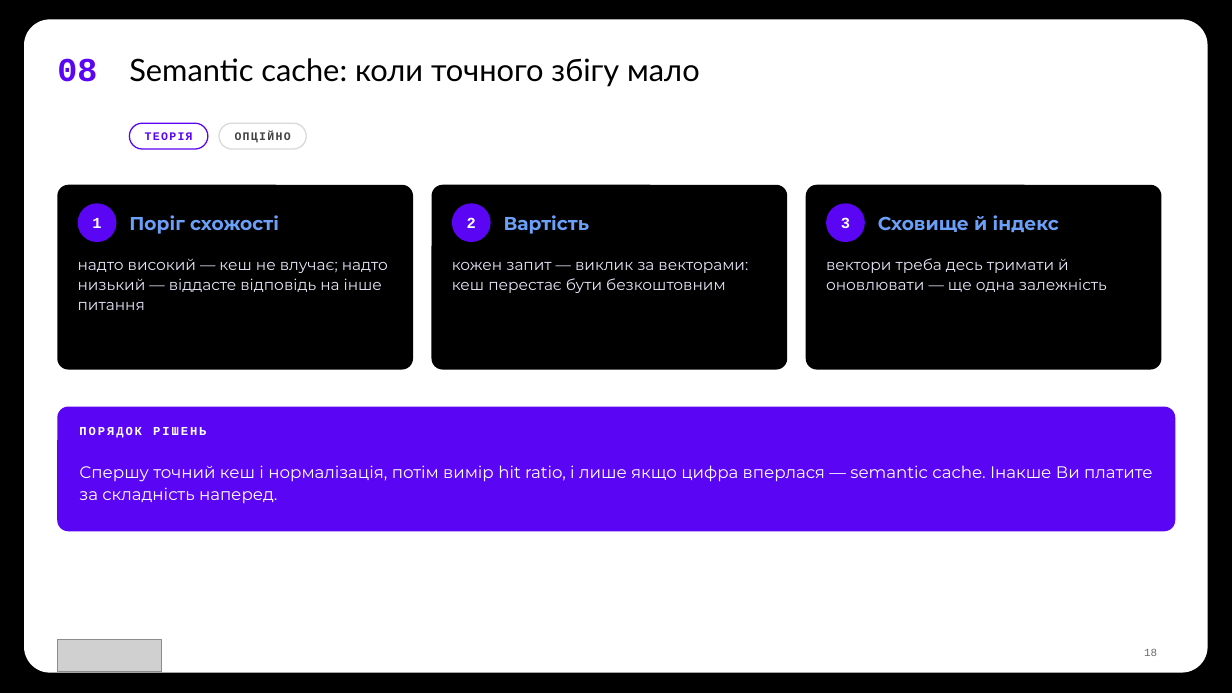
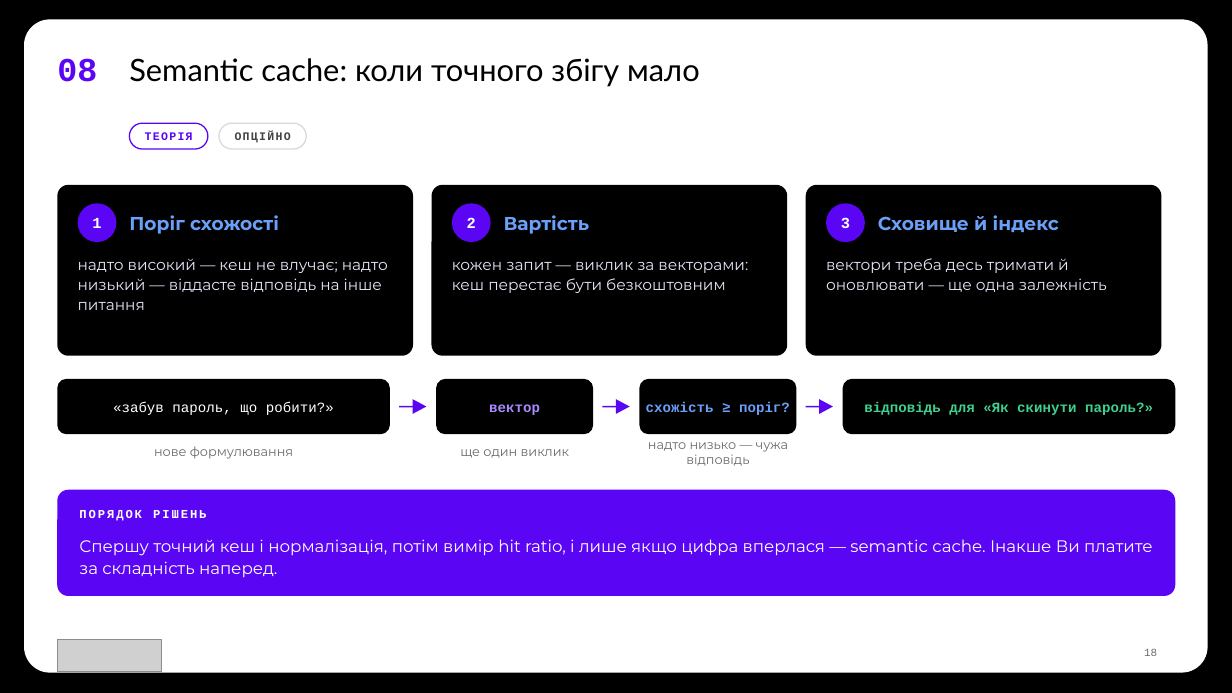
Before and after one commit to TarasFedorenkoFTV/llmops-bootcamp, a slide deck: slide 18 of docs/decks/L05.pptx. Drawn at 1232x693 pixels with LibreOffice and Linux fonts; fonts in the diff are those of the drawing; grey boxes stand for pictures; background and template pictures are left out. Boxes give left, top, right and bottom in pixels: in the first picture for what was removed or moved away, otherwise in the second. Text is boxed around its words. In the diff, an @@ line names an element or a change of style, - is before the commit and + after.

```diff
--- a/docs/decks/L05.pptx
+++ b/docs/decks/L05.pptx
@@ rounded rectangle: place and size @@
-rounded rectangle at [57, 185, 413, 370]
+rounded rectangle at [57, 185, 413, 356]
@@ rounded rectangle: place and size @@
-rounded rectangle at [432, 185, 787, 370]
+rounded rectangle at [432, 185, 787, 356]
@@ rounded rectangle: place and size @@
-rounded rectangle at [806, 185, 1162, 370]
+rounded rectangle at [806, 185, 1162, 356]
@@ rounded rectangle added at [57, 379, 390, 434], fill #000000 @@
@@ rounded rectangle added at [436, 379, 593, 434], fill #000000 @@
@@ rounded rectangle added at [640, 379, 797, 434], fill #000000 @@
@@ rounded rectangle added at [843, 379, 1176, 434], fill #000000 @@
@@ text added at [113, 401, 334, 415], 11 pt, text #FFFFFF @@
+«забув пароль, що робити?»
@@ line added from (399, 407) to (416, 407), #5A05F4 1.25 pt @@
@@ triangle added at [413, 400, 427, 415], fill #5A05F4 @@
@@ text added at [489, 404, 540, 415], 11 pt, text #A98BFF, bold @@
+вектор
@@ line added from (603, 407) to (619, 407), #5A05F4 1.25 pt @@
@@ triangle added at [616, 400, 630, 415], fill #5A05F4 @@
@@ text added at [646, 401, 790, 415], 11 pt, text #6BA0F8, bold @@
+схожість ≥ поріг?
@@ line added from (806, 407) to (823, 407), #5A05F4 1.25 pt @@
@@ triangle added at [819, 400, 833, 415], fill #5A05F4 @@
@@ text added at [864, 401, 1153, 415], 11 pt, text #3FCF8E, bold @@
+відповідь для «Як скинути пароль?»
@@ text added at [154, 446, 293, 459], 10 pt, text #6B6B6B @@
+нове формулювання
@@ text added at [460, 449, 569, 458], 10 pt, text #6B6B6B @@
+ще один виклик
@@ text added at [648, 442, 788, 466], 10 pt, text #6B6B6B @@
+надто низько — чужа відповідь
@@ proportions changed in 4 elements at [57, 185, 413, 356], [432, 185, 787, 356], [806, 185, 1162, 356], [57, 490, 1176, 596] @@
@@ rounded rectangle: place and size @@
-rounded rectangle at [57, 407, 1176, 531]
+rounded rectangle at [57, 490, 1176, 596]
@@ text "ПОРЯДОК РІШЕНЬ": place and size @@
-text "ПОРЯДОК РІШЕНЬ" at [79, 427, 206, 438]
+text "ПОРЯДОК РІШЕНЬ" at [79, 510, 206, 521]
@@ text "Спершу точний кеш і нормалізація, ...": place and size @@
-text "Спершу точний кеш і нормалізація, ..." at [79, 465, 1153, 504]
+text "Спершу точний кеш і нормалізація, ..." at [79, 539, 1153, 578]
```
Also in this commit, not shown: 3 other slides changed, 29 other files.
